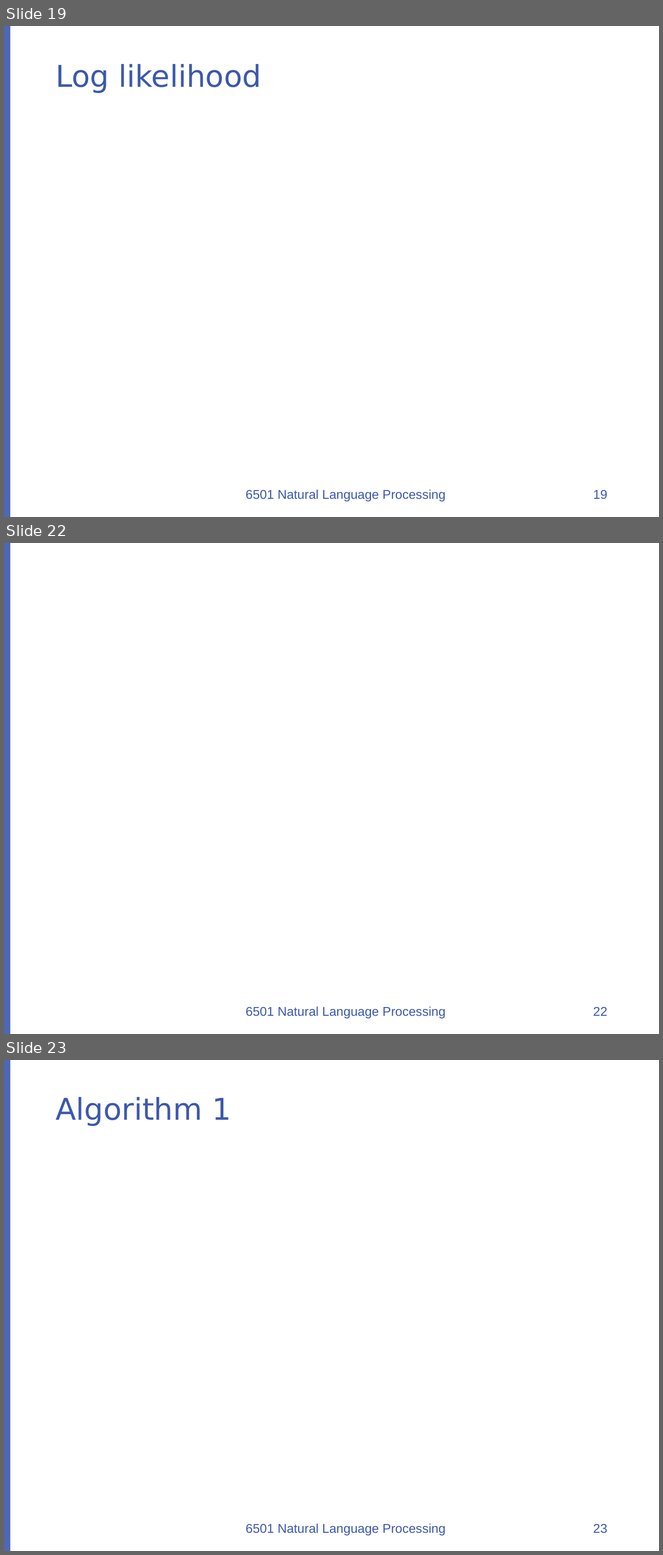
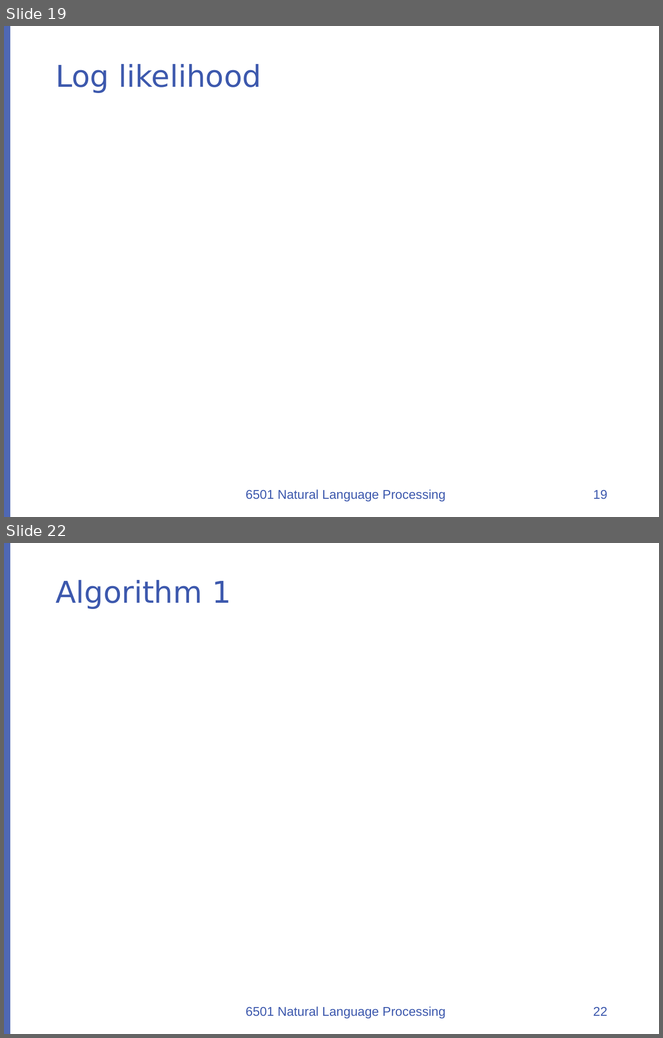
Before and after one commit to uclanlp/CS269-17, a slide deck: slides/CS269-06.pptx. Shown one above the other, each under a label of ours: slides 19, 22 and 23 before the commit, slides 19 and 22 after it; the slides between them are not shown. The pictures are 663x1555 and 663x1038 pixels, drawn with LibreOffice and Linux fonts; fonts in the diff are those of the drawing; grey boxes stand for pictures; background and template pictures are left out. Boxes give left, top, right and bottom in pixels: in the first picture for what was removed or moved away, otherwise in the second. Text is boxed around its words. In the diff, an @@ line names an element or a change of style, - is before the commit and + after.

```diff
--- a/slides/CS269-06.pptx
+++ b/slides/CS269-06.pptx
@@ slide 22 removed at bbox=[4, 543, 659, 1034], background #FFFFFF; not listed: 1 template element that a slide beside it also shows @@
@@ text removed at bbox=[246, 1007, 445, 1019] @@
-6501 Natural Language Processing
@@ page number removed at bbox=[593, 1007, 607, 1016] @@
-22
@@ what was slide 23 is now slide 22 @@
@@ page number at bbox=[593, 1007, 607, 1016]: text changed @@
-23
+22
```
Also in this commit, not shown: 2 slides changed, 1 other file.
